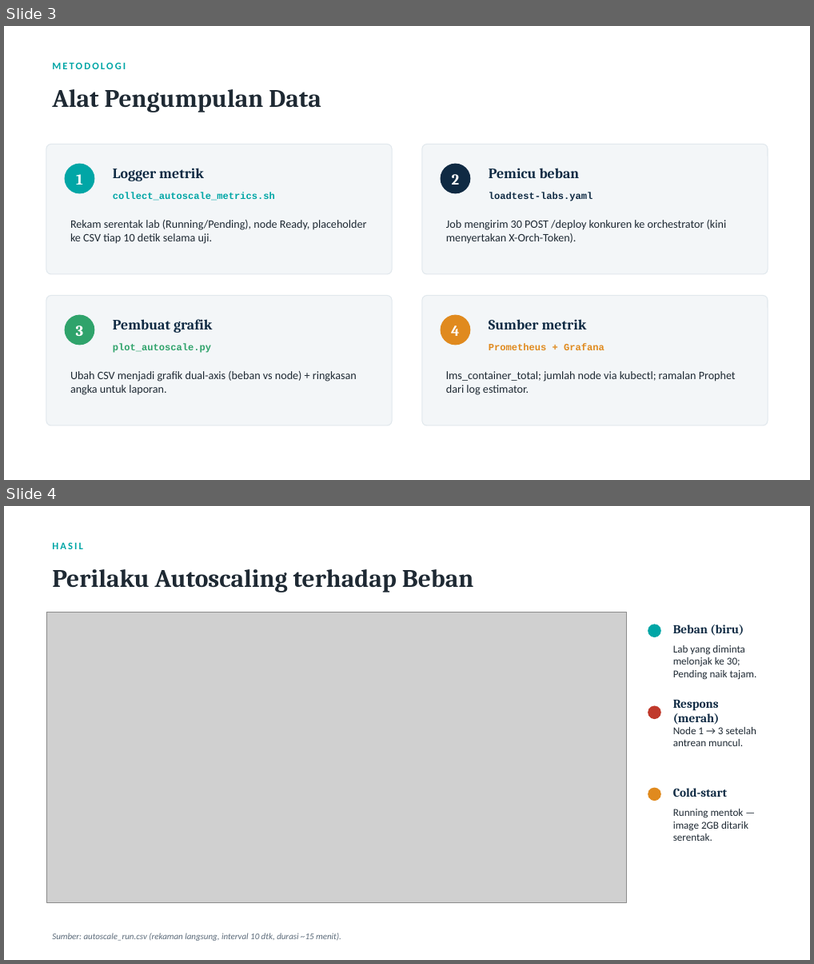
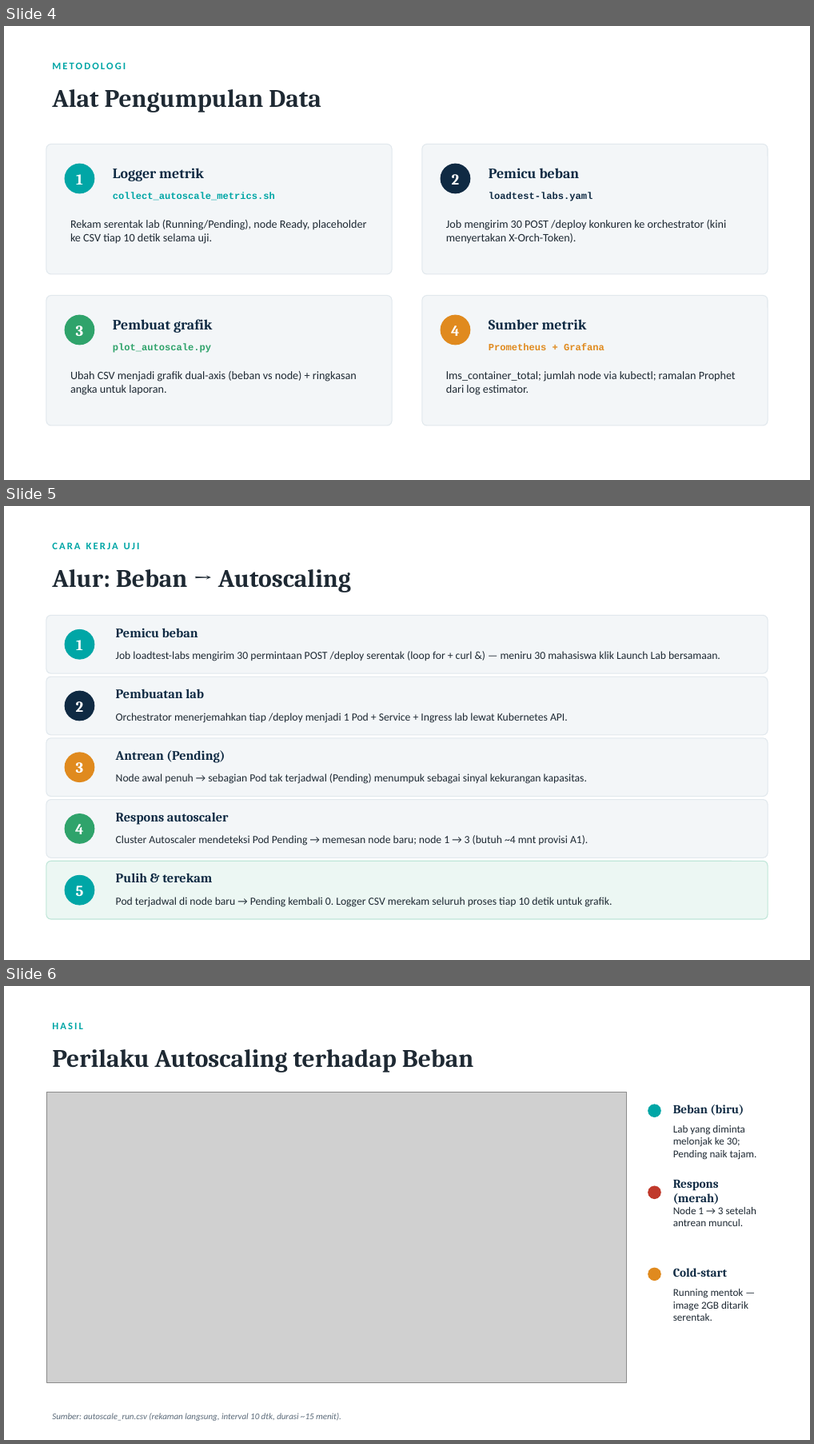
Before and after one commit to Alfan-ops/praktikum-lms-cloud, a slide deck: presentasi/Presentasi_Autoscaling_2Jul2026.pptx. Shown one above the other, each under a label of ours: slides 3 and 4 before the commit, slides 4, 5 and 6 after it. The pictures are 814x964 and 814x1444 pixels, drawn with LibreOffice and Linux fonts; fonts in the diff are those of the drawing; grey boxes stand for pictures. Boxes give left, top, right and bottom in pixels: in the first picture for what was removed or moved away, otherwise in the second. Text is boxed around its words. In the diff, an @@ line names an element or a change of style, - is before the commit and + after.

```diff
--- a/presentasi/Presentasi_Autoscaling_2Jul2026.pptx
+++ b/presentasi/Presentasi_Autoscaling_2Jul2026.pptx
@@ slide 5 added at [4, 506, 810, 960], background #FFFFFF @@
@@ text added at [52, 542, 140, 549], 12 pt, text #00A6A6, bold @@
+CARA KERJA UJI
@@ text added at [52, 569, 351, 592], 30 pt, text #1E2933, bold @@
+Alur: Beban → Autoscaling
@@ rounded rectangle added at [46, 615, 768, 673], fill #F3F6F8, outline #E1E8ED 1 pt @@
@@ ellipse added at [65, 629, 94, 660], fill #00A6A6, 18 pt, text #FFFFFF, bold @@
+1
@@ text added at [116, 628, 198, 637], 15.5 pt, text #0F2A43, bold @@
+Pemicu beban
@@ text added at [116, 651, 721, 661], 13 pt, text #1E2933 @@
+Job loadtest-labs mengirim 30 permintaan POST /deploy serentak (loop for + curl &) — meniru 30 mahasiswa klik Launch Lab bersamaan.
@@ rounded rectangle added at [46, 676, 768, 735], fill #F3F6F8, outline #E1E8ED 1 pt @@
@@ ellipse added at [65, 691, 94, 720], fill #0F2A43, 18 pt, text #FFFFFF, bold @@
+2
@@ text added at [116, 688, 204, 698], 15.5 pt, text #0F2A43, bold @@
+Pembuatan lab
@@ text added at [116, 712, 568, 723], 13 pt, text #1E2933 @@
+Orchestrator menerjemahkan tiap /deploy menjadi 1 Pod + Service + Ingress lab lewat Kubernetes API.
@@ rounded rectangle added at [46, 738, 768, 796], fill #F3F6F8, outline #E1E8ED 1 pt @@
@@ ellipse added at [65, 752, 94, 783], fill #E08A1E, 18 pt, text #FFFFFF, bold @@
+3
@@ text added at [116, 750, 225, 763], 15.5 pt, text #0F2A43, bold @@
+Antrean (Pending)
@@ text added at [116, 773, 587, 784], 13 pt, text #1E2933 @@
+Node awal penuh → sebagian Pod tak terjadwal (Pending) menumpuk sebagai sinyal kekurangan kapasitas.
@@ rounded rectangle added at [46, 800, 768, 857], fill #F3F6F8, outline #E1E8ED 1 pt @@
@@ ellipse added at [65, 813, 94, 844], fill #2FA36B, 18 pt, text #FFFFFF, bold @@
+4
@@ text added at [116, 812, 229, 824], 15.5 pt, text #0F2A43, bold @@
+Respons autoscaler
@@ text added at [116, 835, 588, 845], 13 pt, text #1E2933 @@
+Cluster Autoscaler mendeteksi Pod Pending → memesan node baru; node 1 → 3 (butuh ~4 mnt provisi A1).
@@ rounded rectangle added at [46, 860, 768, 919], fill #ECF7F3, outline #BFE6D8 1 pt @@
@@ ellipse added at [65, 875, 94, 905], fill #00A6A6, 18 pt, text #FFFFFF, bold @@
+5
@@ text added at [116, 872, 212, 882], 15.5 pt, text #0F2A43, bold @@
+Pulih & terekam
@@ text added at [116, 896, 612, 907], 13 pt, text #1E2933 @@
+Pod terjadwal di node baru → Pending kembali 0. Logger CSV merekam seluruh proses tiap 10 detik untuk grafik.
@@ what was slide 3 is now slide 4 @@
@@ what was slide 4 is now slide 6 @@
```
Also in this commit, not shown: 1 slide changed, 1 other slide added.
